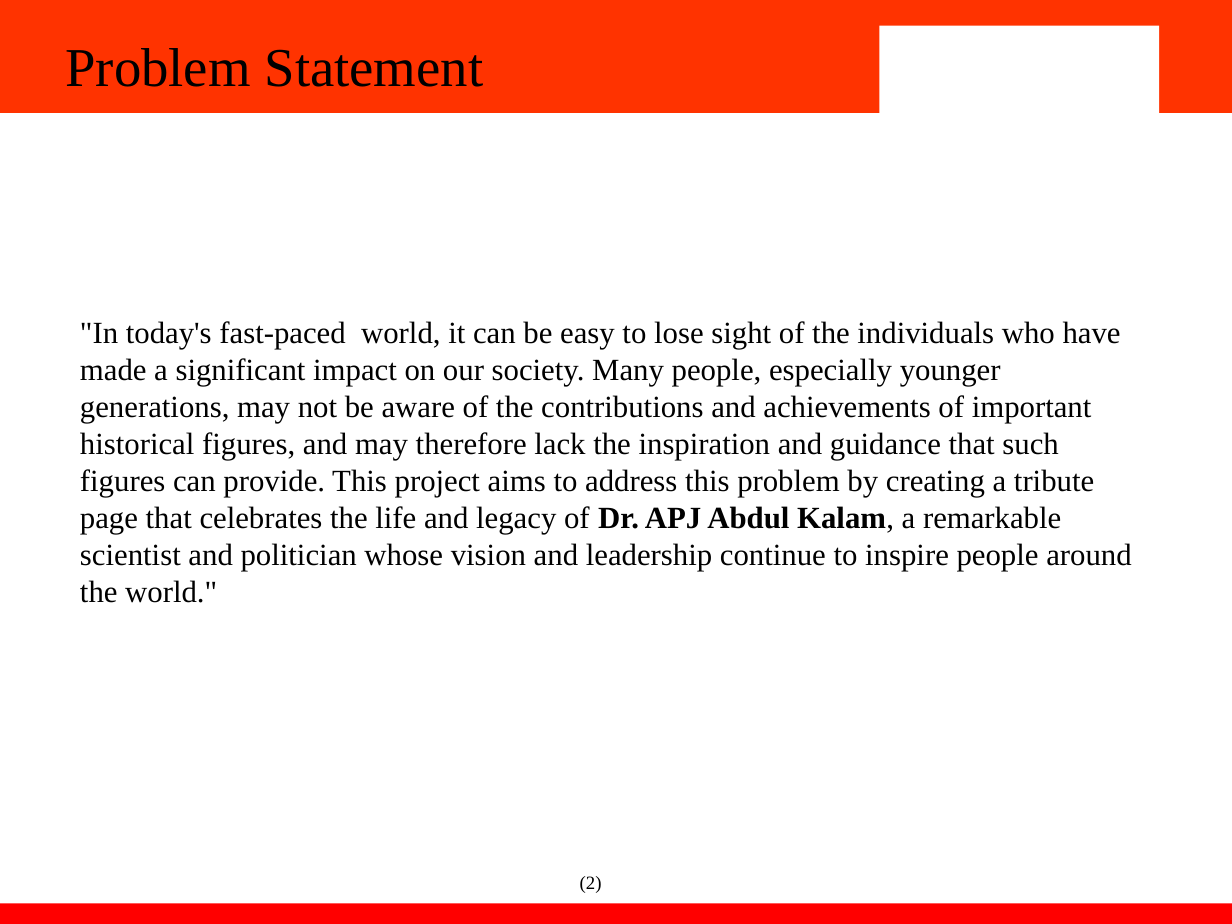
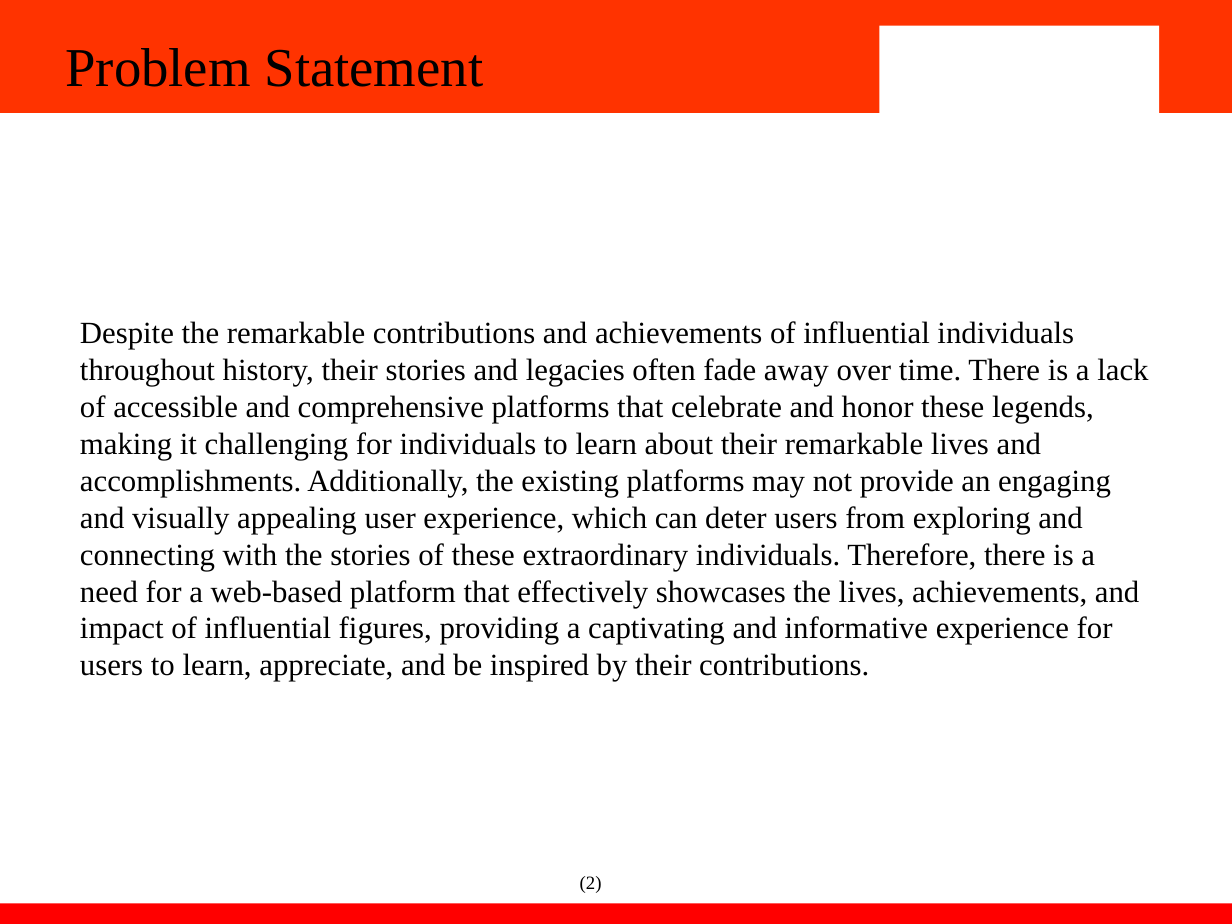
Before and after one commit to Ishaan1106/tribute-page, a slide deck: slide 4 of Fee presentation.pptx. Drawn at 1232x924 pixels with LibreOffice and Linux fonts; fonts in the diff are those of the drawing; background and template pictures are left out. Boxes give left, top, right and bottom in pixels: in the first picture for what was removed or moved away, otherwise in the second. Text is boxed around its words. In the diff, an @@ line names an element or a change of style, - is before the commit and + after.

Commit message:
project ends

```diff
--- a/Fee presentation.pptx
+++ b/Fee presentation.pptx
@@ text at box(80, 321, 1148, 682): text changed @@
-"In today's fast-paced world, it can be easy to lose sight of the individuals who have made a significant impact on our society. Many people, especially younger generations, may not be aware of the contributions and achievements of important historical figures, and may therefore lack the inspiration and guidance that such figures can provide. This project aims to address this problem by creating a tribute page that celebrates the life and legacy of Dr. APJ Abdul Kalam, a remarkable scientist and politician whose vision and leadership continue to inspire people around the world."
+Despite the remarkable contributions and achievements of influential individuals throughout history, their stories and legacies often fade away over time. There is a lack of accessible and comprehensive platforms that celebrate and honor these legends, making it challenging for individuals to learn about their remarkable lives and accomplishments. Additionally, the existing platforms may not provide an engaging and visually appealing user experience, which can deter users from exploring and connecting with the stories of these extraordinary individuals. Therefore, there is a need for a web-based platform that effectively showcases the lives, achievements, and impact of influential figures, providing a captivating and informative experience for users to learn, appreciate, and be inspired by their contributions.
```
Also in this commit, not shown: 1 other slide changed, 2 other files.
